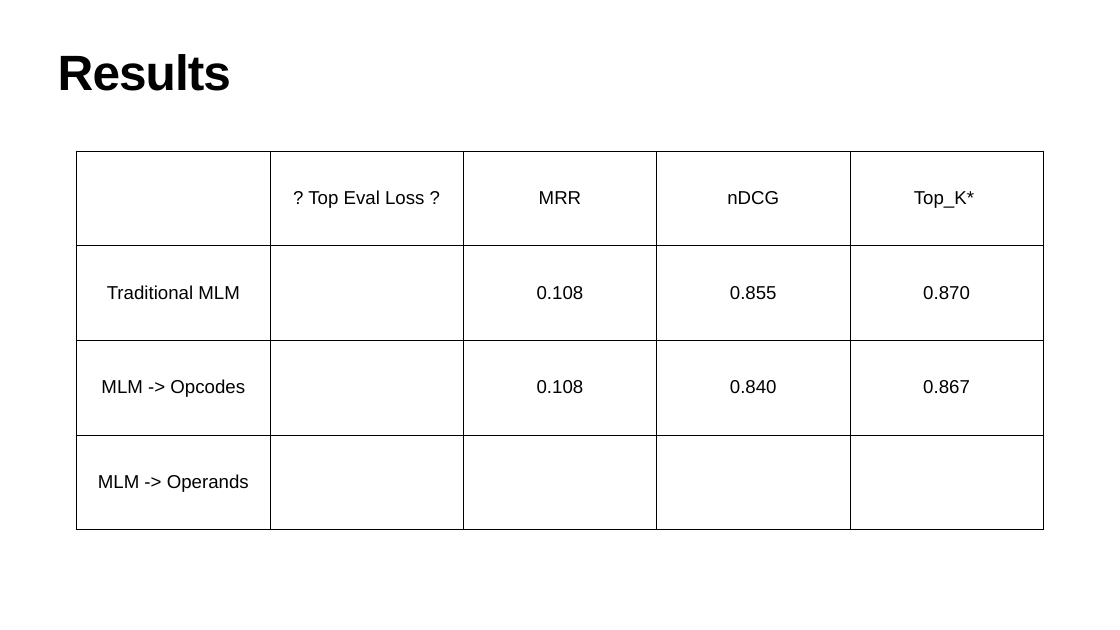
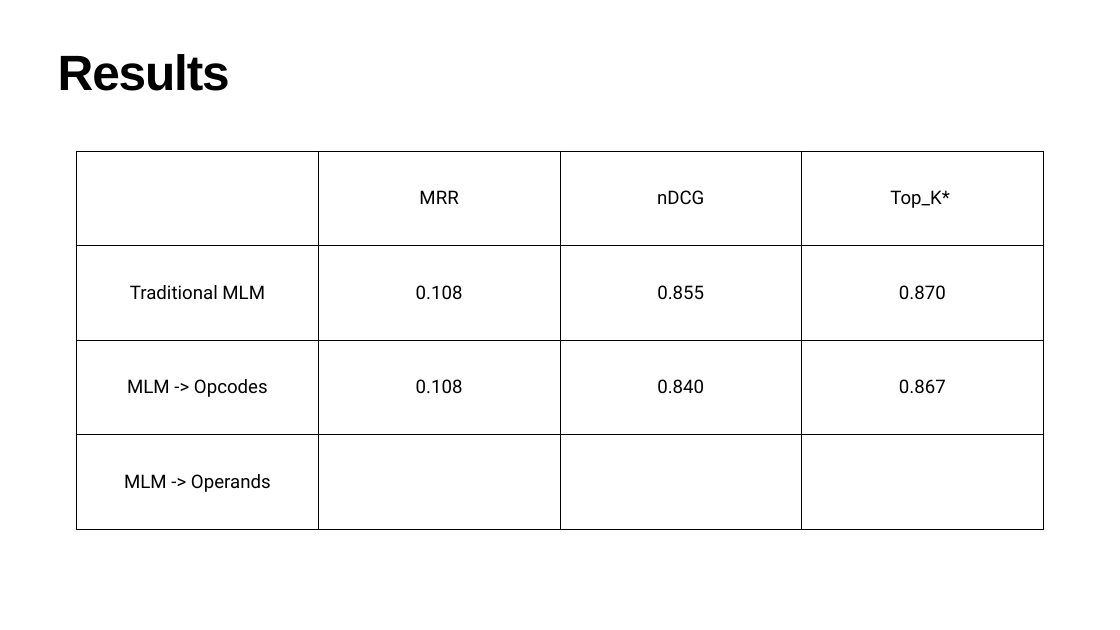
Before and after one commit to julig3ccd/BinAI, a slide deck: slide 9 of presentation/final_presentation.pptx. Drawn at 1120x630 pixels with LibreOffice and Linux fonts; fonts in the diff are those of the drawing. Boxes give left, top, right and bottom in pixels: in the first picture for what was removed or moved away, otherwise in the second. Text is boxed around its words. In the diff, an @@ line names an element or a change of style, - is before the commit and + after.

```diff
--- a/presentation/final_presentation.pptx
+++ b/presentation/final_presentation.pptx
@@ title "Results" at bbox=[58, 54, 230, 91]: letter spacing -1.7 to -2 pt @@
@@ table at bbox=[77, 151, 1043, 529] @@
-column 2: ? Top Eval Loss ? |  |  | 
```
Also in this commit, not shown: 8 other slides changed.
